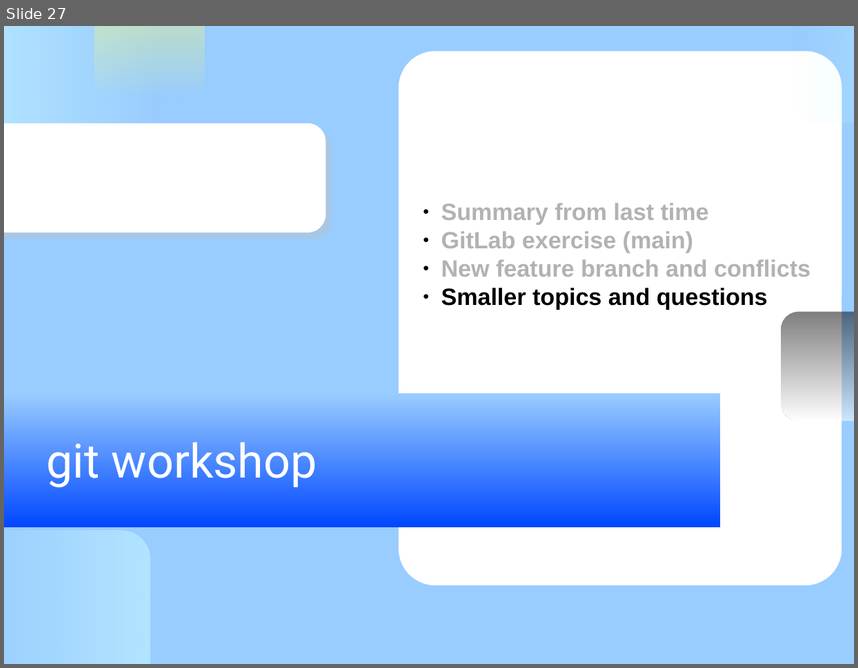
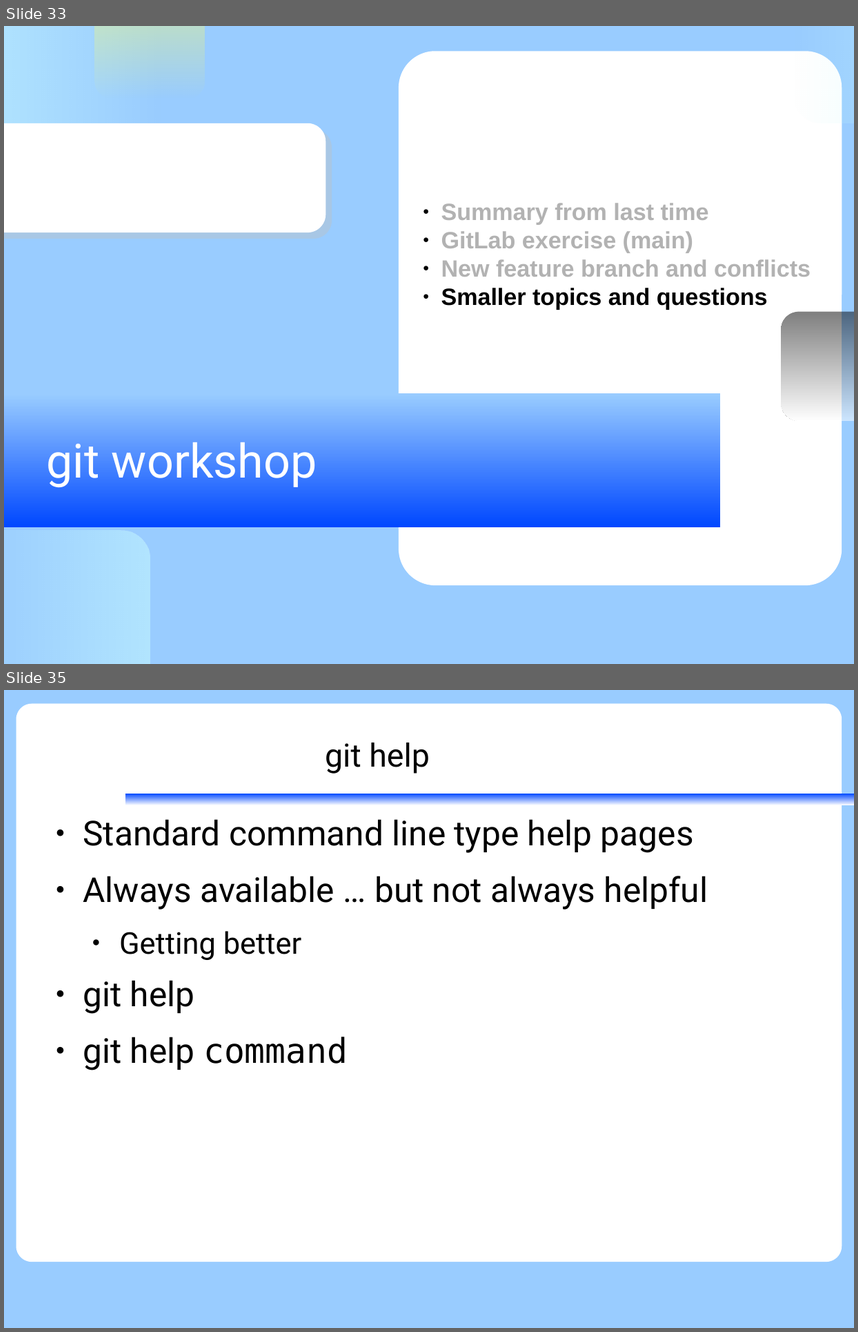
Before and after one commit to KennethNielsen/presentations, a slide deck: gitworkshop/gitworkshop.odp. Shown one above the other, each under a label of ours: slide 27 before the commit, slides 33 and 35 after it; the slides between them are not shown. The pictures are 858x668 and 858x1332 pixels, drawn with LibreOffice and Linux fonts; fonts in the diff are those of the drawing; background and template pictures are left out. Boxes give left, top, right and bottom in pixels: in the first picture for what was removed or moved away, otherwise in the second. Text is boxed around its words. In the diff, an @@ line names an element or a change of style, - is before the commit and + after.

```diff
--- a/gitworkshop/gitworkshop.odp
+++ b/gitworkshop/gitworkshop.odp
@@ slide 35 added at <box>4,690,854,1328</box>, background #99CCFF @@
@@ rounded rectangle added at <box>16,704,842,1261</box>, fill #FFFFFF @@
@@ title added at <box>325,742,430,773</box>, 30 pt, text #000000 @@
+git help
@@ rectangle added at <box>125,793,854,806</box>, fill gradient #FFFFFF to #0047FF @@
@@ text added at <box>83,819,708,1070</box>, 32 pt, text #000000 @@
+● Standard command line type help pages
+● Always available … but not always helpful
+  ● Getting better
+● git help
+● git help command
@@ what was slide 27 is now slide 33 @@
```
Also in this commit, not shown: 2 slides changed, 14 other slides added, 2 other files.
